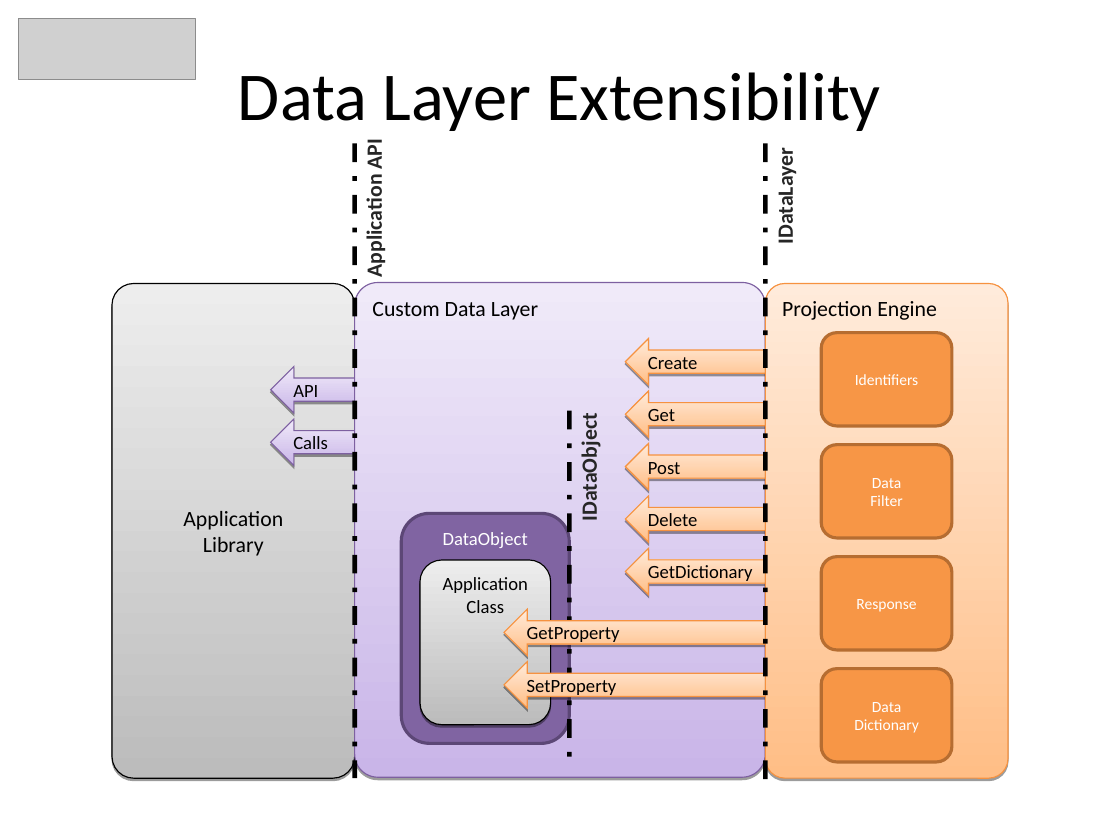
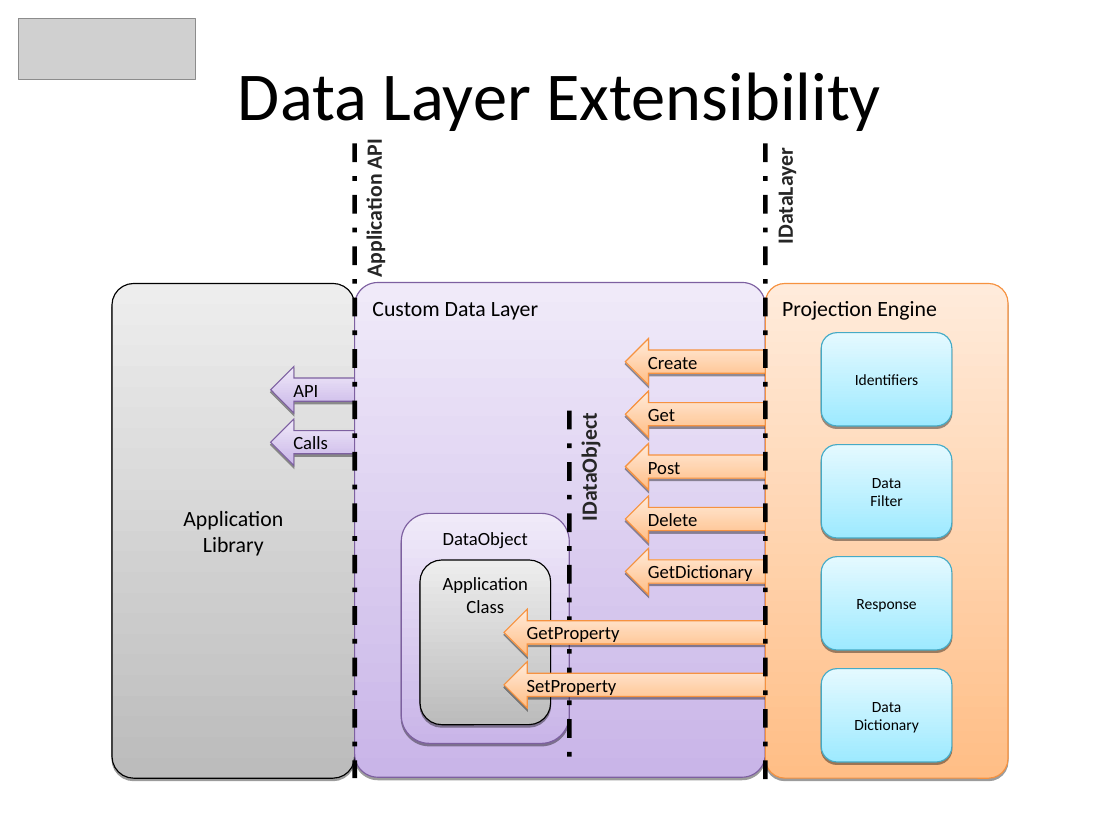
Before and after one commit to heyena/iring-tools, a slide deck: slide 19 of branches/2.0.x/Documentation/iRINGTools_SDK_Overview_v2.0.x.ppt. Drawn at 1120x840 pixels with LibreOffice and Linux fonts; fonts in the diff are those of the drawing; grey boxes stand for pictures. Boxes give left, top, right and bottom in pixels: in the first picture for what was removed or moved away, otherwise in the second. Text is boxed around its words. In the diff, an @@ line names an element or a change of style, - is before the commit and + after.

```diff
--- a/branches/2.0.x/Documentation/iRINGTools_SDK_Overview_v2.0.x.ppt
+++ b/branches/2.0.x/Documentation/iRINGTools_SDK_Overview_v2.0.x.ppt
@@ text colour #FFFFFF to #000000; fill #F79646 to gradient #9EEAFF to #E4F9FF; outline #B66D31 2.01 pt to #46AAC5 0.74 pt; shadow on in 4 elements at bbox=[821, 669, 952, 762], bbox=[821, 445, 952, 538], bbox=[821, 557, 952, 650], bbox=[821, 333, 952, 426] @@
@@ freeform shape "DataObject" at bbox=[401, 513, 569, 743]: text colour #FFFFFF to #000000; fill #8064A2 to gradient #C9B5E8 to #F0EAF9; outline #5C4776 2.01 pt to #7D60A0 0.74 pt; shadow on @@
```
Also in this commit, not shown: 2 other slides changed, 3 other files.
